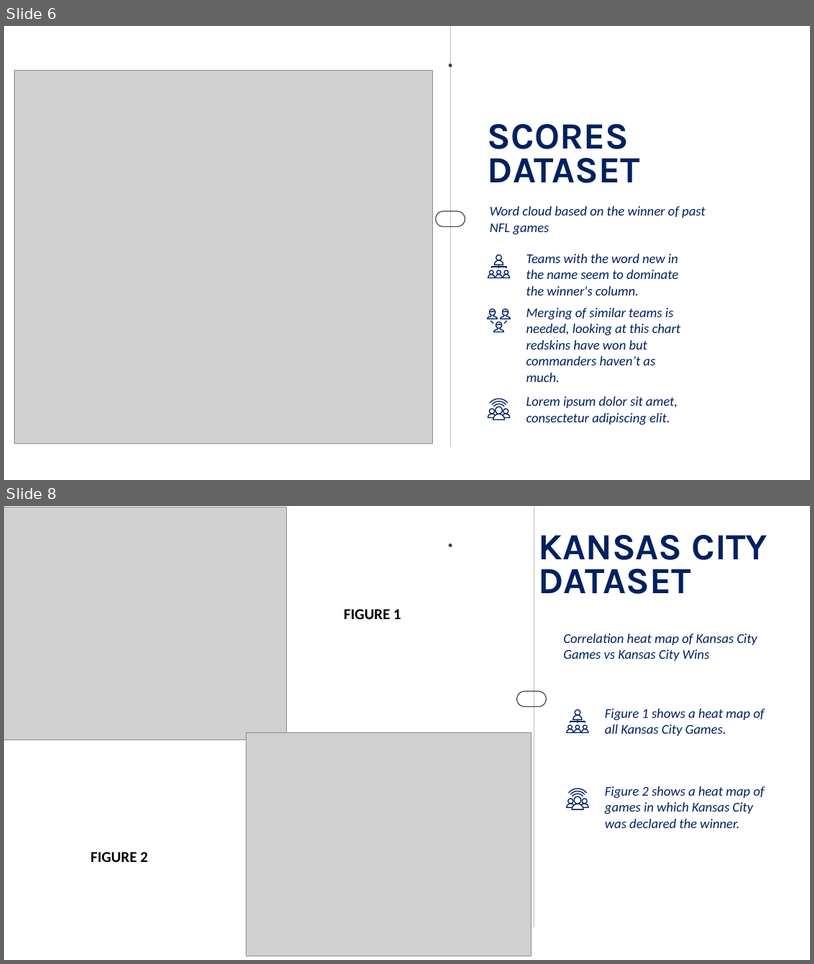
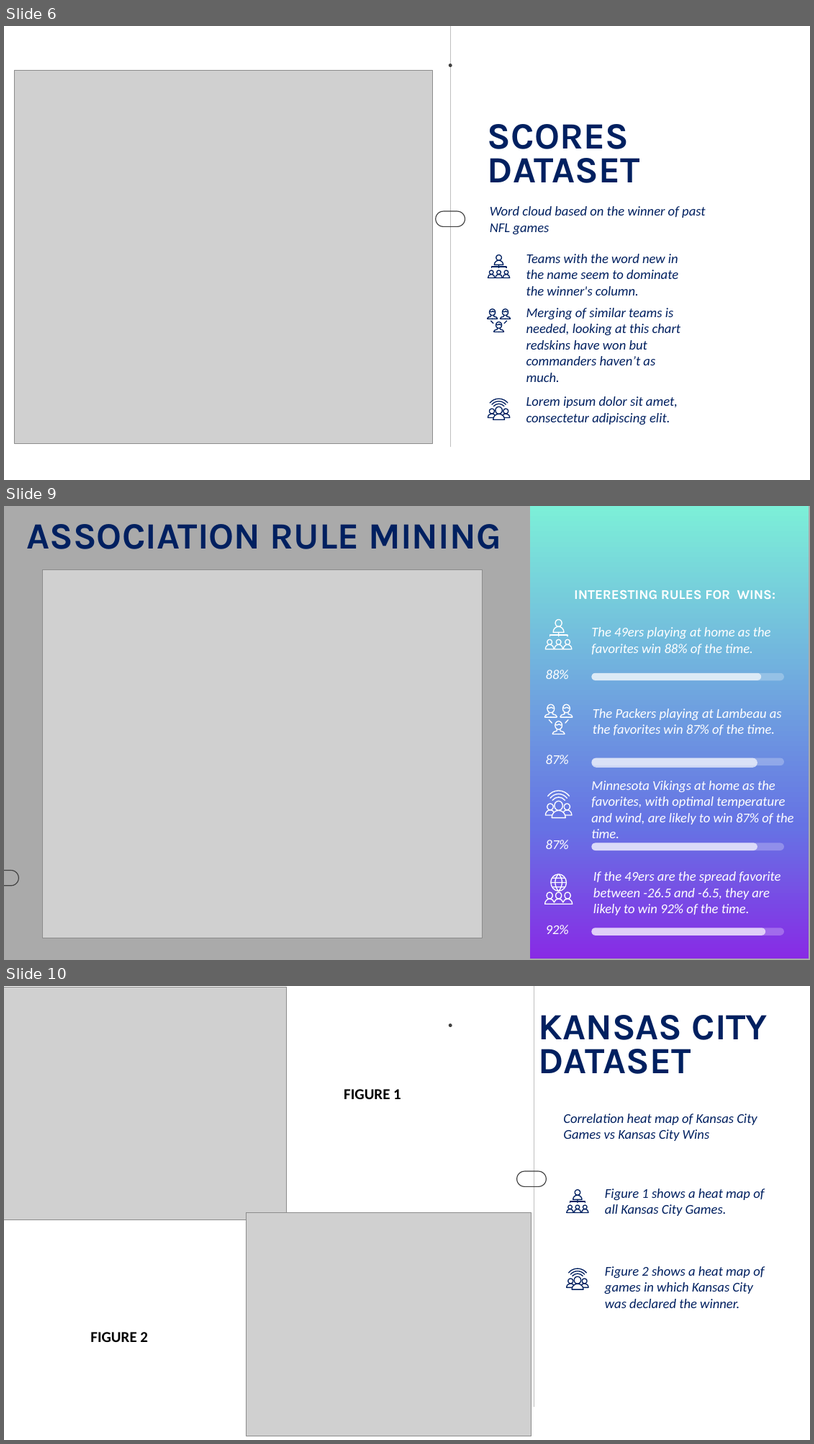
Before and after one commit to CherSmith39/Sports-Gambling, a slide deck: Practice Presentation.pptx. Shown one above the other, each under a label of ours: slides 6 and 8 before the commit, slides 6, 9 and 10 after it; the slides between them are not shown. The pictures are 814x964 and 814x1444 pixels, drawn with LibreOffice and Linux fonts; fonts in the diff are those of the drawing; grey boxes stand for pictures; background and template pictures are left out; a plain dark background stands for a picture behind light text. Boxes give left, top, right and bottom in pixels: in the first picture for what was removed or moved away, otherwise in the second. Text is boxed around its words. In the diff, an @@ line names an element or a change of style, - is before the commit and + after.

```diff
--- a/Practice Presentation.pptx
+++ b/Practice Presentation.pptx
@@ slide 9 added at <box>4,506,810,960</box>, background picture (left out) @@
@@ rectangle added at <box>4,506,810,960</box>, fill #FFFFFF at 60% opacity @@
@@ text added at <box>27,524,501,549</box>, 44 pt, text #002060, bold @@
+ASSOCIATION RULE MINING
@@ parallelogram added at <box>530,506,809,958</box>, fill gradient #7CEFD8 to #6672E4 to #882BE5 @@
@@ picture added at <box>43,570,483,938</box> @@
@@ text added at <box>574,590,776,599</box>, 16 pt, text #FFFFFF, bold @@
+INTERESTING RULES FOR WINS:
@@ text added at <box>341,715,506,731</box>, 16 pt, text #FFFFFF, italic @@
+Variable Transformation
@@ text added at <box>593,708,782,735</box>, 16 pt, text #FFFFFF, italic @@
+The Packers playing at Lambeau as the favorites win 87% of the time.
@@ rounded rectangle added at <box>4,870,19,885</box>, outline #404040 1 pt @@
@@ group added at <box>545,620,795,936</box>: 24 freeform shapes, 13 ellipses, 8 rounded rectangles, 7 texts, 6 lines @@
+The 49ers playing at home as the favorites win 88% of the time.
+Minnesota Vikings at home as the favorites, with optimal temperature and wind, are likely to win 87% of the time.
+If the 49ers are the spread favorite between -26.5 and -6.5, they are likely to win 92% of the time.
+88%
+87%
+87%
+92%
@@ what was slide 8 is now slide 10 @@
```
Also in this commit, not shown: 3 slides changed, 2 other slides added, 4 slides removed.
